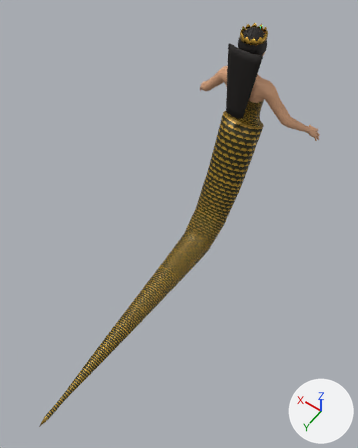
One commit to the Blender file Blender/source/sahmeran.blend: the scene before it, then after it.
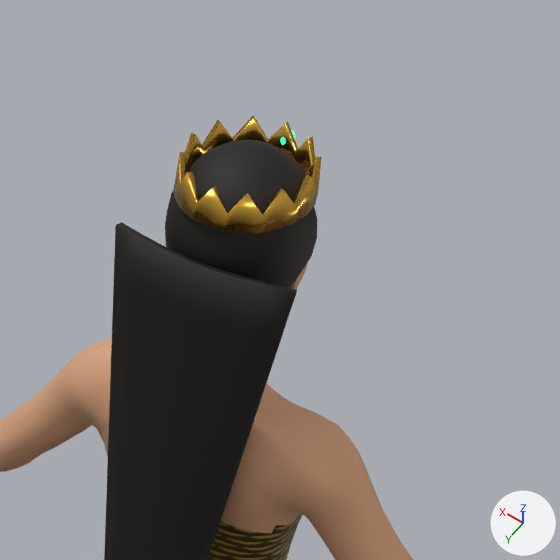
Old and new are each drawn whole from a camera (50 mm lens) standing at (-1.45, 2.91, 3.9) and looking at (-0.13, 1.07, 1.0) and again close up on the part from 58% to 88% of the width and 0% to 24% of the height. Every picture has the same lights, and +X, +Y and +Z are marked at lower right. The last two pictures show the newer version.

Objects in the first close-up: 'Sahmeran'.
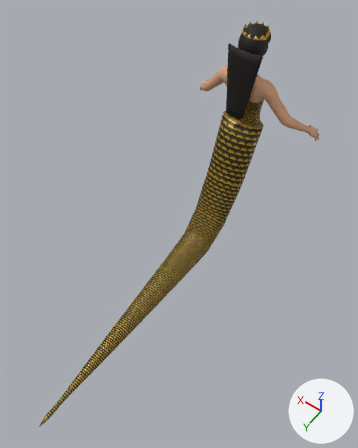
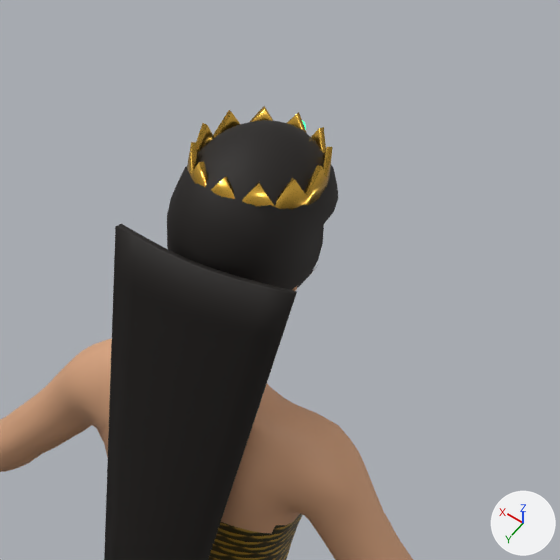
Where the change shows, as pixel boxes (x1, y1, x2, y2) in the close-ups (560 x 560 px; the box of a moved part takes in the faces that stretch with it):
'Sahmeran', reshaped
    before: (0, 115, 413, 560)
    after: (0, 106, 413, 560)
part 1 of me_sahmeran, moved or reshaped (mostly hidden afterwards)
    before: (280, 130, 295, 145)
    after: (302, 120, 306, 130)
part 2 of me_sahmeran, moved or reshaped
    before: (165, 115, 322, 288)
    after: (167, 106, 338, 290)

The change, as a list of edits to the scene's bpy script:
```text
Change me_sahmeran:
    used by ob_sahmeran; location = (0.0, 0.0, 0.0)
    remove me_sahmeran.from_pydata(...)  # 11648 vertices, 11673 faces, 1 loose edge; spans x -0.59..0.59, y -0.36..2.64, z 0.05..1.99
    add me_sahmeran.from_pydata(...)  # 11848 vertices, 11889 faces, 1 loose edge; spans x -0.59..0.59, y -0.36..2.64, z 0.05..2.0
    me_sahmeran part 1: the loose piece of 62 vertices spanning x -0.01..0.01, y -0.14..-0.12, z 1.94..1.97 is moved by (0.0, -0.03, 0.0)
    me_sahmeran part 2: 41 vertices moved from x -0.1..0.1, y -0.07..0.06, z 1.77..1.99 to x -0.11..0.11, y -0.14..0.06, z 1.76..1.99; 158 vertices removed from x -0.1..0.1, y -0.13..0.08, z 1.76..1.98; 296 vertices added at x -0.11..0.11, y -0.19..0.05, z 1.75..2.0
    other edits to the shape of me_sahmeran do not show in these pictures
```
